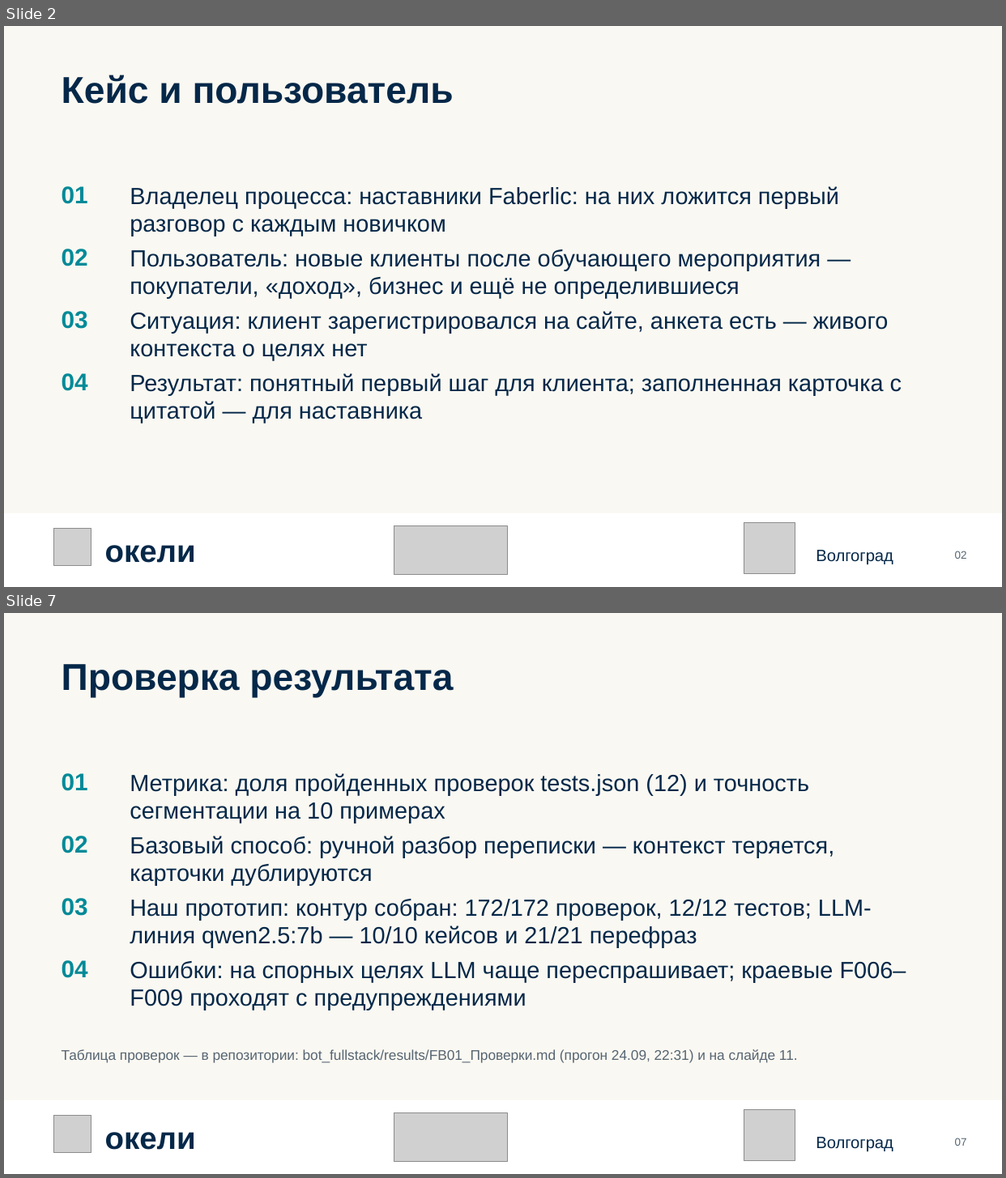
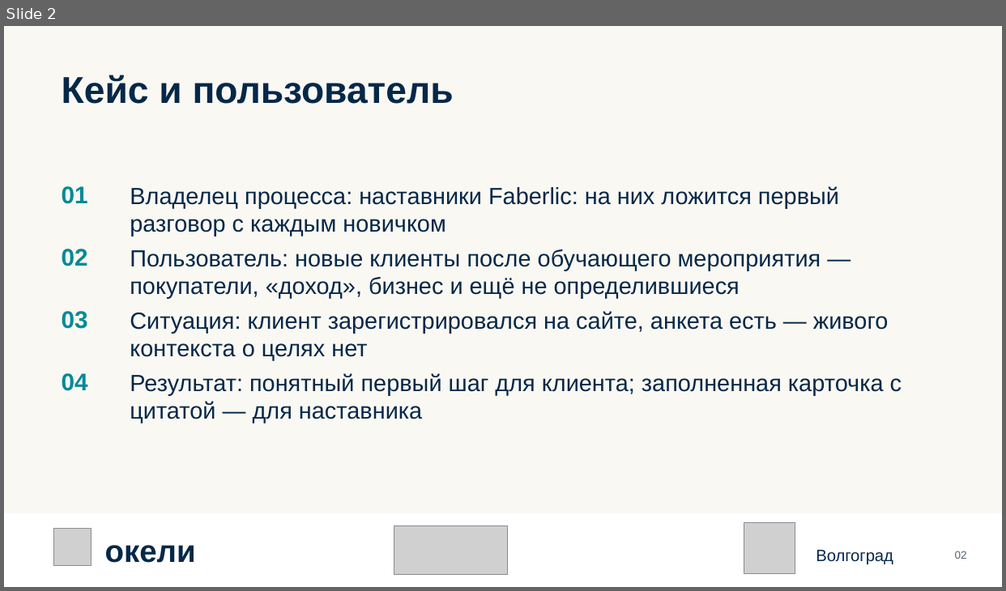
Before and after one commit to KaDyK736/FinikTeam-FB01, a slide deck: Презентация_Finik_FB01_по_шаблону.pptx. Shown one above the other, each under a label of ours: slides 2 and 7 before the commit, slide 2 after it; the slides between them are not shown. The pictures are 1006x1178 and 1006x591 pixels, drawn with LibreOffice and Linux fonts; fonts in the diff are those of the drawing; grey boxes stand for pictures. Boxes give left, top, right and bottom in pixels: in the first picture for what was removed or moved away, otherwise in the second. Text is boxed around its words. In the diff, an @@ line names an element or a change of style, - is before the commit and + after.

```diff
--- a/Презентация_Finik_FB01_по_шаблону.pptx
+++ b/Презентация_Finik_FB01_по_шаблону.pptx
@@ slide 7 removed at [4, 613, 1002, 1174], background #FAF8F2 @@
@@ text removed at [62, 664, 453, 697] @@
-Проверка результата
@@ text removed at [62, 773, 88, 791] @@
-01
@@ text removed at [130, 773, 809, 824] @@
-Метрика: доля пройденных проверок tests.json (12) и точность сегментации на 10 примерах
@@ text removed at [62, 836, 88, 854] @@
-02
@@ text removed at [130, 836, 835, 886] @@
-Базовый способ: ручной разбор переписки — контекст теряется, карточки дублируются
@@ text removed at [62, 898, 88, 916] @@
-03
@@ text removed at [130, 899, 872, 948] @@
-Наш прототип: контур собран: 172/172 проверок, 12/12 тестов; LLM-линия qwen2.5:7b — 10/10 кейсов и 21/21 перефраз
@@ text removed at [62, 960, 88, 978] @@
-04
@@ text removed at [130, 961, 906, 1011] @@
-Ошибки: на спорных целях LLM чаще переспрашивает; краевые F006–F009 проходят с предупреждениями
@@ text removed at [62, 1050, 798, 1063] @@
-Таблица проверок — в репозитории: bot_fullstack/results/FB01_Проверки.md (прогон 24.09, 22:31) и на слайде 11.
@@ rectangle removed at [4, 1101, 1002, 1174] @@
@@ picture removed at [54, 1116, 91, 1153] @@
@@ picture removed at [394, 1114, 508, 1162] @@
@@ picture removed at [744, 1110, 796, 1161] @@
@@ text removed at [105, 1132, 196, 1150] @@
-окели
@@ text removed at [816, 1137, 893, 1152] @@
-Волгоград
@@ text removed at [955, 1138, 967, 1146] @@
-07
```
Also in this commit, not shown: 8 slides changed, 2 slides added, 1 other slide removed.
